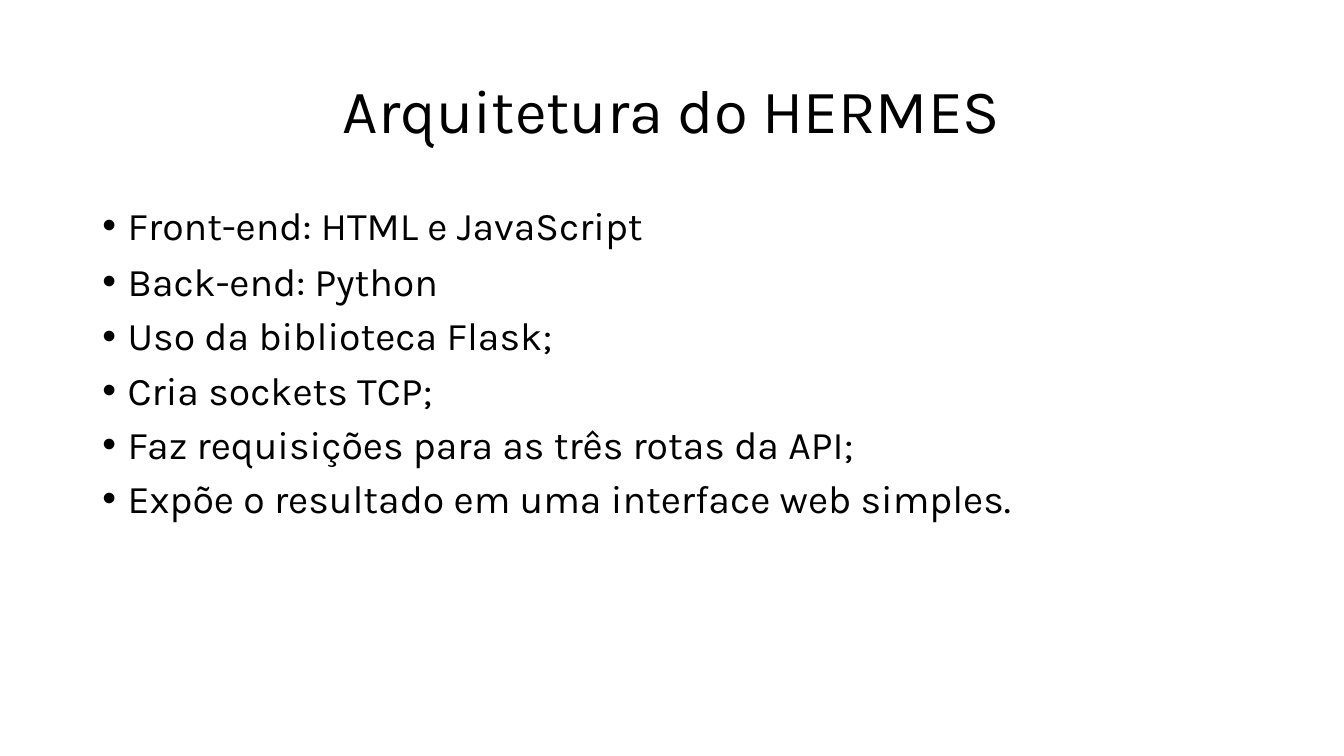
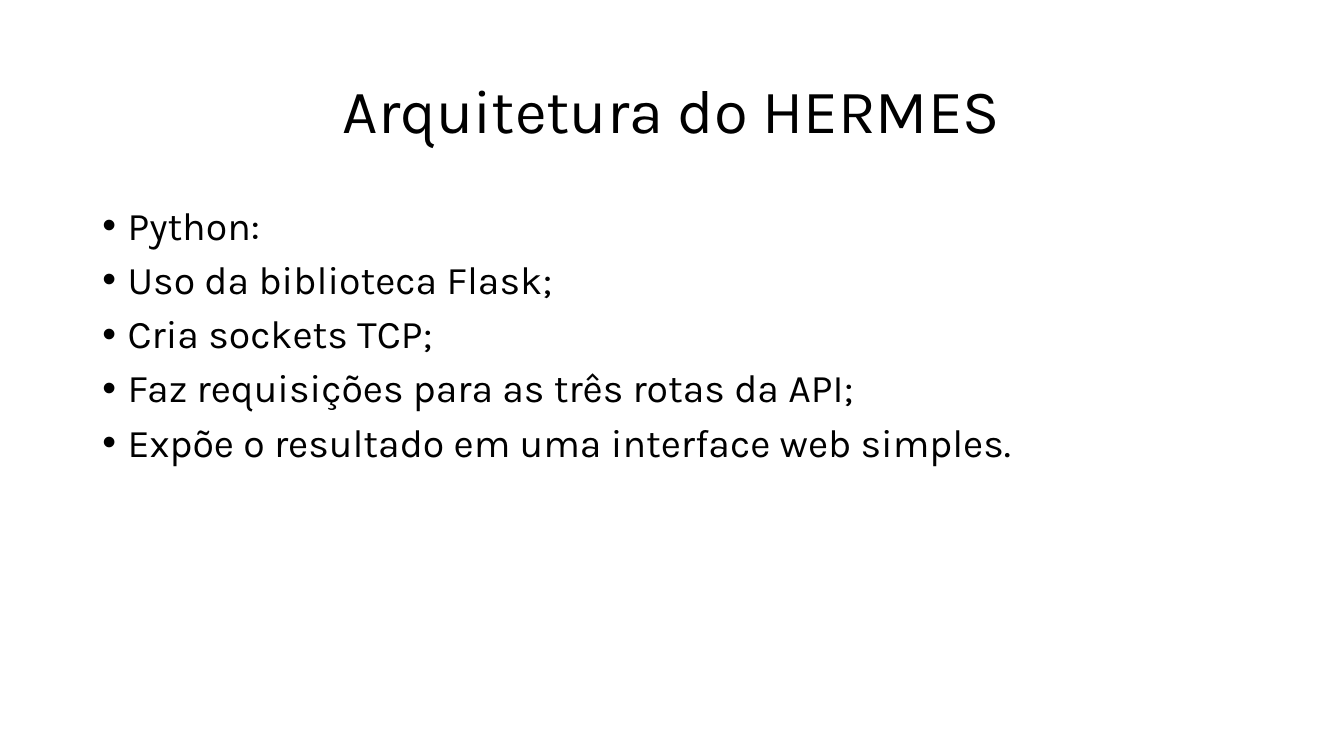
Before and after one commit to joao-martinho/trabalho_PRC_2025-2, a slide deck: slide 4 of docs/slides_hermes.odp (slide 3 before the commit). Drawn at 1344x756 pixels with LibreOffice and Linux fonts; fonts in the diff are those of the drawing. Boxes give left, top, right and bottom in pixels: in the first picture for what was removed or moved away, otherwise in the second. Text is boxed around its words. In the diff, an @@ line names an element or a change of style, - is before the commit and + after.

```diff
--- a/docs/slides_hermes.odp
+++ b/docs/slides_hermes.odp
@@ text at (128,213,260,250): text changed @@
-• Front-end: HTML e JavaScript
-• Back-end: Python
+• Python:
```
Also in this commit, not shown: 1 other slide changed, 1 slide added, 1 other file.
